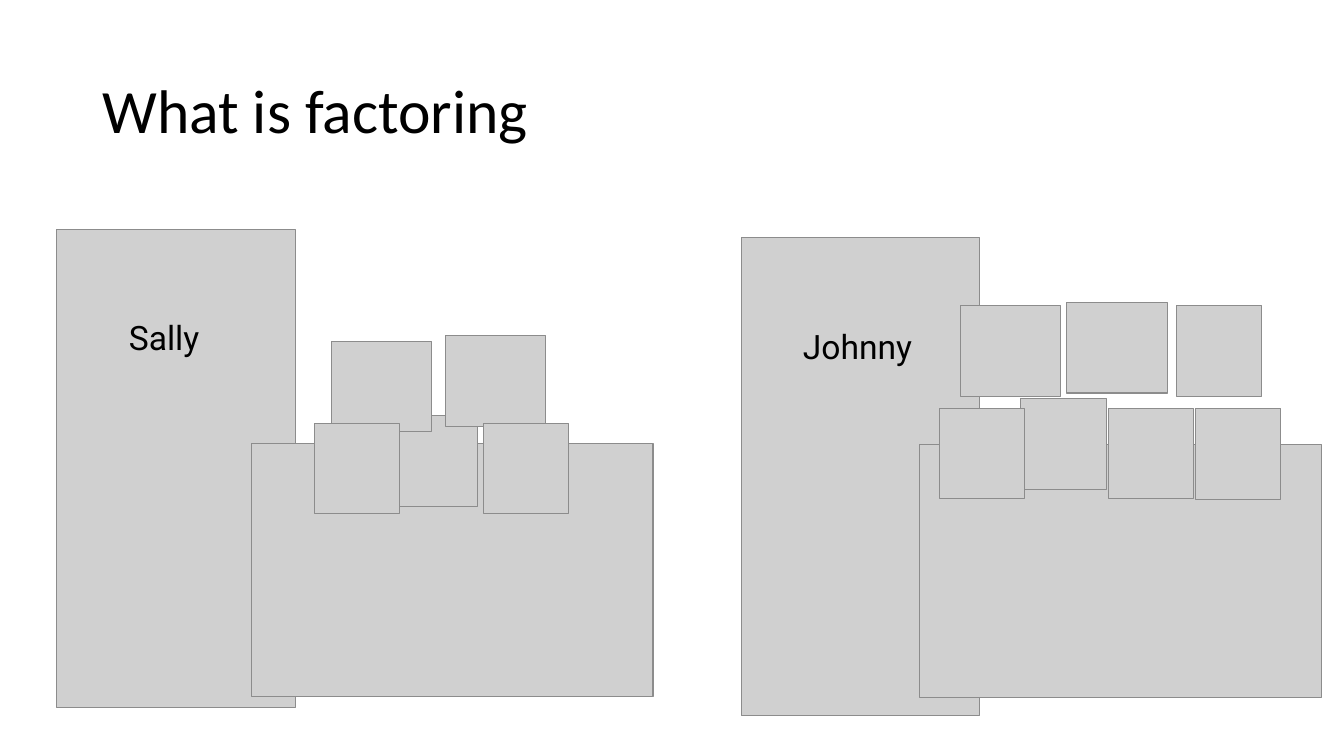
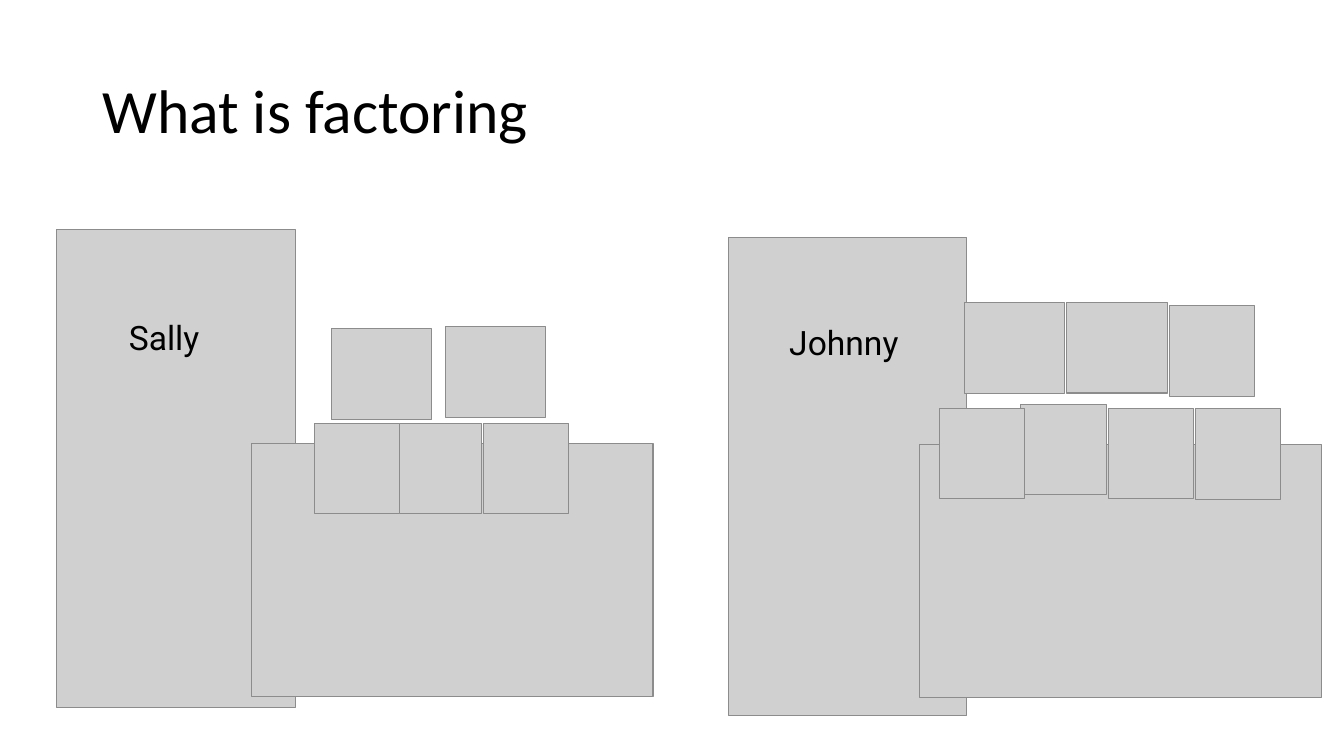
Before and after one commit to millerdoug/notes, a slide deck: slide 3 of MiniLesson.pptx. Drawn at 1344x756 pixels with LibreOffice and Linux fonts; fonts in the diff are those of the drawing; grey boxes stand for pictures. Boxes give left, top, right and bottom in pixels: in the first picture for what was removed or moved away, otherwise in the second. Text is boxed around its words. In the diff, an @@ line names an element or a change of style, - is before the commit and + after.

Commit message:
Updates to ppt

```diff
--- a/MiniLesson.pptx
+++ b/MiniLesson.pptx
@@ picture: place and size @@
-picture at [741, 237, 979, 716]
+picture at [729, 237, 967, 716]
@@ picture: place and size @@
-picture at [332, 341, 432, 432]
+picture at [332, 329, 432, 419]
@@ picture: place and size @@
-picture at [446, 336, 545, 426]
+picture at [446, 327, 545, 417]
@@ text "Johnny": place and size @@
-text "Johnny" at [803, 333, 912, 366]
+text "Johnny" at [789, 329, 898, 362]
@@ picture: place and size @@
-picture at [961, 306, 1061, 396]
+picture at [965, 302, 1065, 393]
@@ picture: place and size @@
-picture at [1177, 306, 1262, 396]
+picture at [1170, 306, 1255, 396]
@@ picture: place and size @@
-picture at [1021, 398, 1107, 489]
+picture at [1021, 404, 1107, 495]
@@ picture: place and size @@
-picture at [392, 416, 478, 507]
+picture at [396, 423, 482, 514]
```
Also in this commit, not shown: 4 other slides changed.
